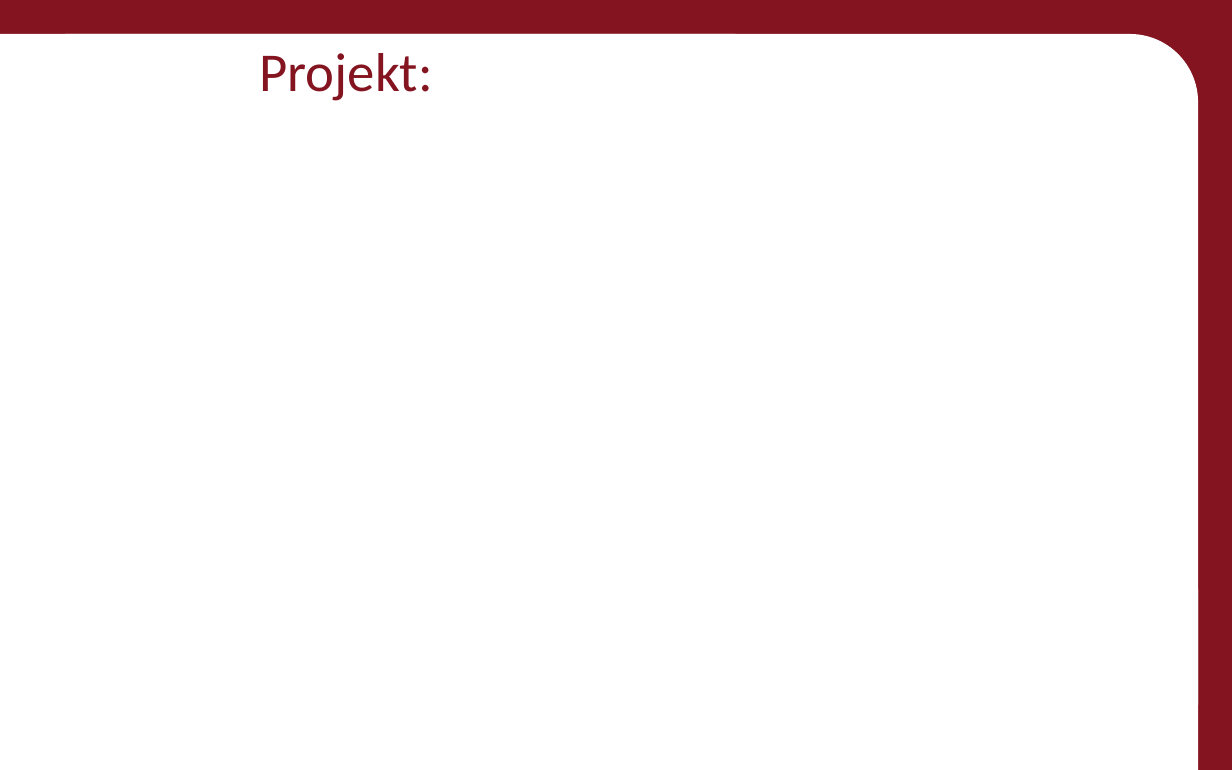
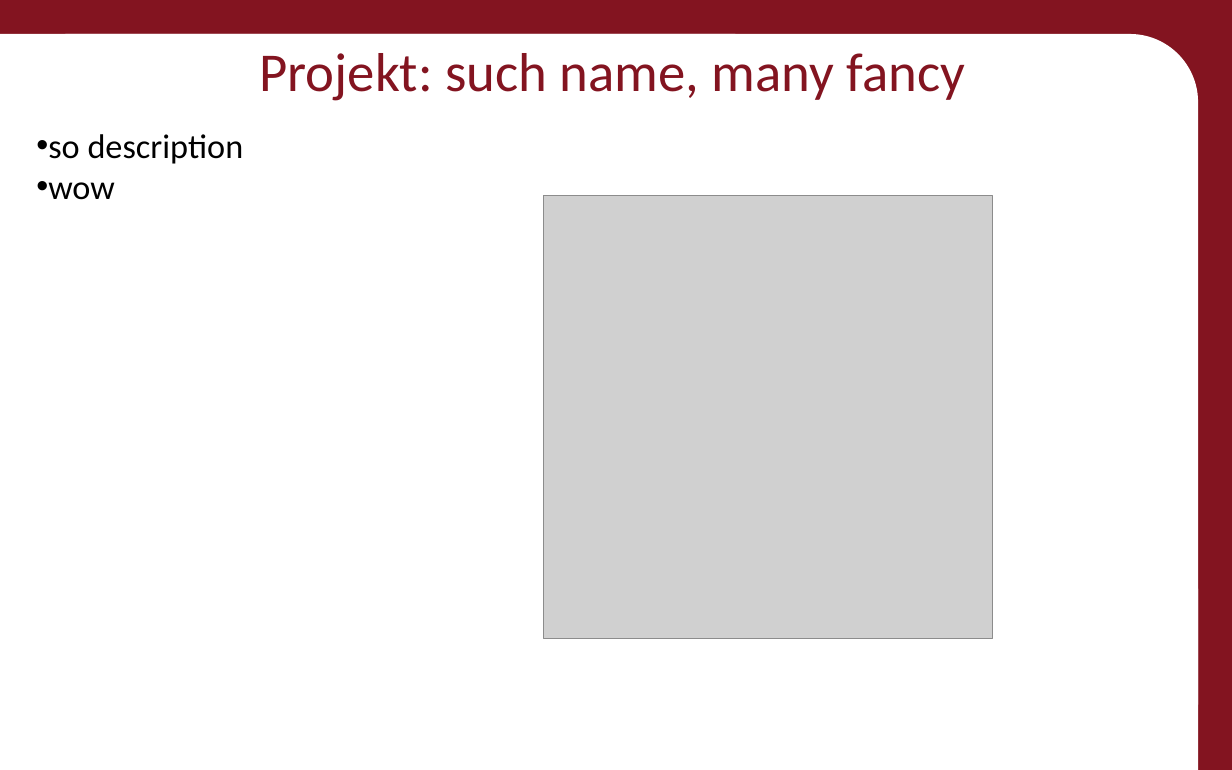
Before and after one commit to Roboscope/java-with-nao, a slide deck: slide 51 of Präsentationen/Anfänger - Java mit NAO.pptx. Drawn at 1232x770 pixels with LibreOffice and Linux fonts; fonts in the diff are those of the drawing; grey boxes stand for pictures; background and template pictures are left out. Boxes give left, top, right and bottom in pixels: in the first picture for what was removed or moved away, otherwise in the second. Text is boxed around its words. In the diff, an @@ line names an element or a change of style, - is before the commit and + after.

```diff
--- a/Präsentationen/Anfänger - Java mit NAO.pptx
+++ b/Präsentationen/Anfänger - Java mit NAO.pptx
@@ title at box(259, 53, 965, 101): text changed @@
-Projekt:
+Projekt: such name, many fancy
@@ text added at box(48, 134, 244, 200), 20 pt, text #000000 @@
+• so description
+• wow
@@ picture added at box(543, 196, 993, 638) @@
```
Also in this commit, not shown: 4 other slides changed, 12 other files.
